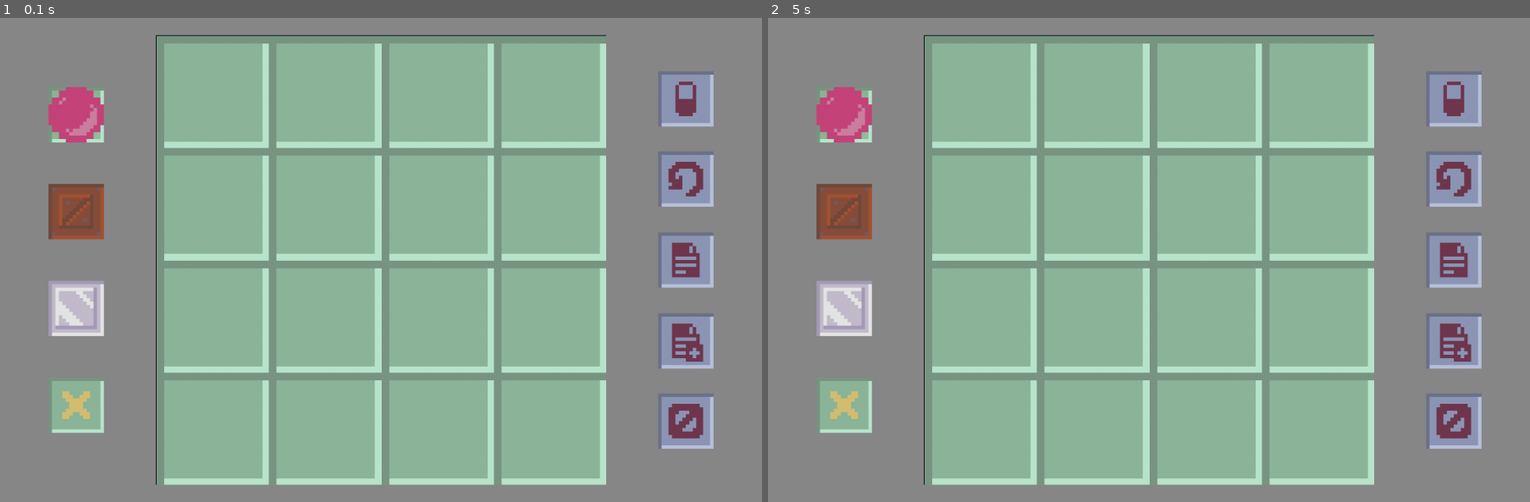
Above: before the commit, frames 1-2 (left to right).
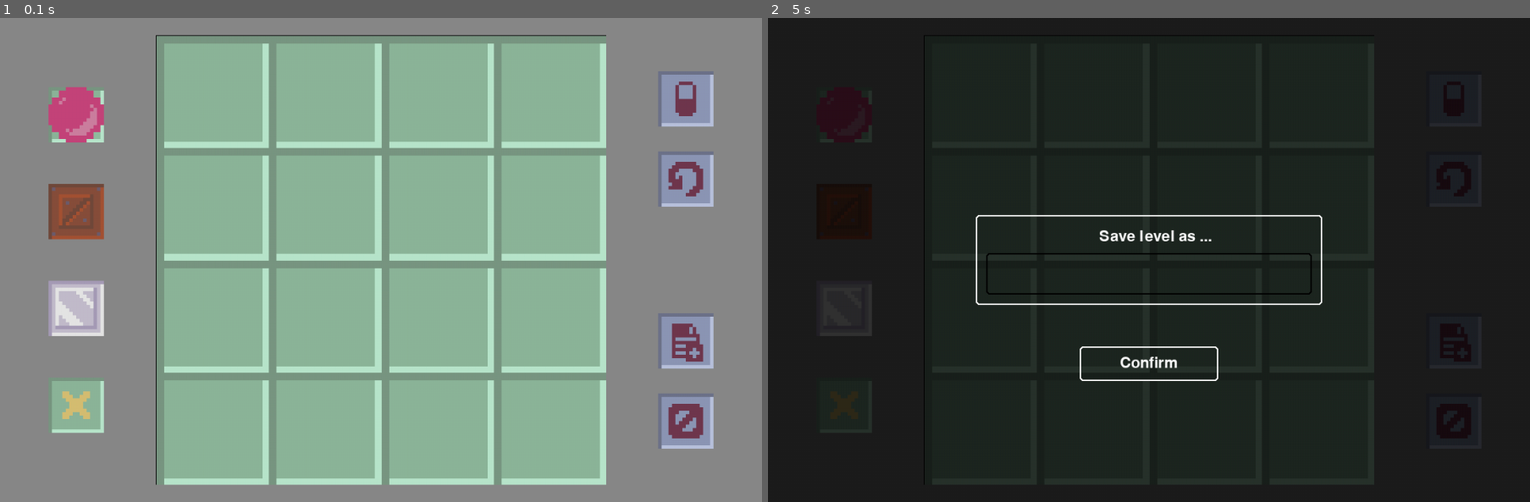
Above: after the commit, the same moments.

Repository: PekeIsBae/NEA
Game: pygame game, started from create_level.py
Two runs of this game, one before a commit and one after it. Both use one fixed random seed, a clock stepped at 60 frames per second and the inputs below.
Inputs (mouse positions are in pixels of both pictures, inside the frame that each line leads up to):
- Up to frame 1 (0.1 s): no input
- Up to frame 2 (5 s): click (844, 114) at 0.38 s; click (1453, 342) at 0.72 s; click (912, 187) at 1.05 s; click (1453, 260) at 1.88 s; click (1453, 177) at 3.38 s; click (1453, 342) at 4.72 s

The runs differ from the first frame. In frame 1, 0.8% of the frame differs, in the area x 86-94%, y 44-56%; in frame 2, 100%, in the area x 0-100%, y 0-100%.

Commit message:
Added Save As so users can save levels under a file name.

Diff:
--- a/create_level.py
+++ b/create_level.py
@@ -3,6 +3,7 @@
 
 import pygame as pg
 import math
+import json
 
 FPS = 30
 
@@ -13,6 +14,7 @@
 GTILE_CLR = (93, 187, 99)  # https://www.color-meanings.com/shades-of-green-color-names-html-hex-rgb-codes/ (Fern)
 
 WHITE = (255, 255, 255)
+BLACK = (0, 0, 0)
 
 edit_cnfg = {
     'title': 'Create/Edit level',
@@ -31,6 +33,37 @@
     'base_grid_dim': 4,
 }
 
+saveas_cnfg = {
+    'main_box_x': 1100/2,
+    'main_box_y': 700/2,
+    'main_box_w': 500,
+    'main_box_h': 130,
+    'txt_box_y': 700/2 + 20,
+    'txt_box_w': 470,
+    'txt_box_h': 60,
+    'shade': (0, 0, 0, 200),
+    'labelx': 1100/2 - 72,
+    'labely': 700/2 - 45,
+    'save_namex': 1100/2 - 210,
+    'save_namey': 700/2 + 20 - 10,
+    'confirm_b_y': 700/2 + 150,
+    'confirm_b_w': 200,
+    'confirm_b_h': 50,
+    'confirm_txt_x': 1100/2 - 42,
+    'confirm_txt_y': 700/2 + 138,
+    'b_rad': 5,
+    'name_surf_lim': 470 - 60,
+    'box_outline': 2,
+    'font_size': 32,
+}
+
+'''
+Final Stages:
+- Add level naming for Save As option
+- Add grid extention
+- Add editing for existing levels
+'''
+
 
 class GameSprite(pg.sprite.Sprite):
 
@@ -43,19 +76,23 @@
         self.rect.x = x
         self.rect.y = y
 
-        # Changing rect.centre only moves the rect's centre to a position, not change what its 'centre' is
-        # So, this is used to make initial sprite placement easier
         self.rect.center = (x, y)
 
 
-class EditButton(GameSprite):
-
-    def __init__(self, x, y, w, h, paint, sprite):
+class Button(GameSprite):
+
+    def __init__(self, x, y, w, h, sprite):
         super().__init__(x, y, w, h)
-        self.paint = paint
         self.sprite = sprite
         self.image = pg.image.load(f'./images/{self.sprite}').convert()
         self.image = pg.transform.scale(self.image, (w, h))
+
+
+class EditButton(Button):
+
+    def __init__(self, x, y, w, h, paint, sprite):
+        super().__init__(x, y, w, h, sprite)
+        self.paint = paint
 
     def get_paint(self):
         return self.paint
@@ -87,7 +124,7 @@
         self.image = pg.transform.scale(pg.image.load(f'./images/{sprite}.png').convert(), (self.w, self.h))
 
     def get_coords(self):
-        return self.row, self.col
+        return self.col, self.row
 
     def get_goal_tile(self):
         return self.goal_tile
@@ -127,10 +164,11 @@
     - Placing an item on the outermost rim of the grid adds an outer layer to the grid, zooming out
     '''
 
-    def __init__(self, x, y, w, h, level_data):
+    def __init__(self, x, y, w, h, curr_level_data):
         super().__init__(x, y, w, h)
         self.empty_slots_group = pg.sprite.Group()
-        self.set_board(edit_cnfg['base_grid_dim'])
+        self.grid_dim = edit_cnfg['base_grid_dim']
+        self.set_board(self.grid_dim)
 
     def set_board(self, grid_dim):
         for row in range(0, grid_dim):
@@ -152,6 +190,17 @@
         for slot in self.empty_slots_group:
             if slot.get_contents() == 'player':
                 slot.erase_contents()
+
+    def get_slot_data(self):
+        self.level_data = {"name": "", "grid_dim": self.grid_dim, "player_coords": [], "box_coords": [],
+                           "wall_coords": [], "goal_tile_coords": []}
+        for slot in self.empty_slots_group:
+            if slot.get_goal_tile():
+                self.level_data["goal_tile_coords"].append(slot.get_coords())
+            if slot.get_contents():
+                if slot.get_contents():
+                    self.level_data[f"{slot.get_contents()}_coords"].append(slot.get_coords())
+        return self.level_data
 
     def events(self, mouse_point, paint):
         for slot in self.empty_slots_group:
@@ -177,16 +226,101 @@
         self.empty_slots_group.draw(self.image)
 
 
+class SaveAs:
+
+    def __init__(self, editor_screen_img):
+        self.original_bg = editor_screen_img
+        self.screen = pg.display.set_mode(self.original_bg.get_size())
+        self.dark = pg.Surface(self.screen.get_size()).convert_alpha()
+        self.dark.fill(saveas_cnfg['shade'])
+
+        pg.key.set_repeat(500, 25)
+
+        self.clock = pg.time.Clock()
+        self.done = False
+
+        self.save_name = ''
+        self.confirmed = False
+        self.txt_box_active = False
+
+        self.create_widgets()
+
+        self.mainloop()
+
+    def create_widgets(self):
+        self.main_box = GameSprite(saveas_cnfg['main_box_x'], saveas_cnfg['main_box_y'],
+                                   saveas_cnfg['main_box_w'], saveas_cnfg['main_box_h'])
+        self.text_box = GameSprite(saveas_cnfg['main_box_x'], saveas_cnfg['txt_box_y'],
+                                   saveas_cnfg['txt_box_w'], saveas_cnfg['txt_box_h'])
+        self.font = pg.font.Font(None, saveas_cnfg['font_size'])
+        self.save_label = 'Save level as ...'
+        self.save_label_txt = self.font.render(self.save_label, True, WHITE)
+        self.save_name_txt = self.font.render(self.save_name, True, WHITE)
+        self.confirm_b_txt = self.font.render('Confirm', True, WHITE)
+        self.confirm_b = GameSprite(saveas_cnfg['main_box_x'], saveas_cnfg['confirm_b_y'],
+                                    saveas_cnfg['confirm_b_w'], saveas_cnfg['confirm_b_h'])
+
+    def draw_all(self):
+        self.txt_box_col = WHITE if self.txt_box_active else BLACK
+        self.screen.blit(self.original_bg, (0, 0))
+        self.screen.blit(self.dark, (0, 0))
+        self.screen.blit(self.save_label_txt, (saveas_cnfg['labelx'], saveas_cnfg['labely']))
+        self.screen.blit(self.confirm_b_txt, (saveas_cnfg['confirm_txt_x'], saveas_cnfg['confirm_txt_y']))
+        pg.draw.rect(self.screen, WHITE, self.main_box.rect, saveas_cnfg['box_outline'], saveas_cnfg['b_rad'])
+        pg.draw.rect(self.screen, self.txt_box_col, self.text_box.rect, saveas_cnfg['box_outline'], saveas_cnfg['b_rad'])
+        pg.draw.rect(self.screen, WHITE, self.confirm_b.rect, saveas_cnfg['box_outline'], saveas_cnfg['b_rad'])
+        if self.save_name:
+            self.screen.blit(self.save_name_txt,
+                             (saveas_cnfg['save_namex'], saveas_cnfg['save_namey']))
+
+    def get_name(self):
+        if self.confirmed:
+            return self.save_name
+
+    def mainloop(self):
+
+        self.clock.tick(FPS)
+
+        while not self.done:
+            for event in pg.event.get():
+                if event.type == pg.QUIT:
+                    self.done = True
+                if event.type == pg.MOUSEBUTTONDOWN:
+                    if event.button == 1:
+                        if self.text_box.rect.collidepoint(event.pos):
+                            self.txt_box_active = True
+                        elif self.confirm_b.rect.collidepoint(event.pos):
+                            if len(self.save_name) > 0:
+                                self.confirmed = True
+                                self.done = True
+                        else:
+                            self.done = True
+                if event.type == pg.KEYDOWN:
+                    if self.txt_box_active:
+                        if event.key == pg.K_BACKSPACE:
+                            self.save_name = self.save_name[:-1]
+                        elif (event.unicode.isalnum() or event.key == pg.K_SPACE) \
+                                and self.save_name_txt.get_width() < saveas_cnfg['name_surf_lim']:
+                            self.save_name += event.unicode
+                        self.save_name_txt = self.font.render(self.save_name, True, WHITE)
+
+            self.draw_all()
+
+            pg.display.flip()
+
+
 class Editor:
 
-    def __init__(self, level_data):
+    def __init__(self, curr_level_data):
         pg.init()
         self.screen = pg.display.set_mode((edit_cnfg['w'], edit_cnfg['h']))
         self.screen.fill(edit_cnfg['bg_col'])
         self.clock = pg.time.Clock()
         pg.display.set_caption(edit_cnfg['title'])
-        self.level_data = level_data
+        self.curr_level_data = curr_level_data
         self.done = False
+
+        self.exiting_level = True if self.curr_level_data else False
 
         self.selected = None
 
@@ -216,11 +350,13 @@
                                  edit_cnfg['b_sizey'], None, 'quit.png')
 
         self.workspace = Workspace(edit_cnfg['wrk_x'], edit_cnfg['wrk_y'],
-                                   edit_cnfg['wrk_sizex'], edit_cnfg['wrk_sizey'], self.level_data)
+                                   edit_cnfg['wrk_sizex'], edit_cnfg['wrk_sizey'], self.curr_level_data)
 
         self.edit_group = pg.sprite.Group()
         self.edit_group.add(self.player_b, self.box_b, self.wall_b, self.gtile_b,
-                            self.eraser_b, self.reset_b, self.save_b, self.save_as_b, self.quit_b)
+                            self.eraser_b, self.reset_b, self.save_as_b, self.quit_b)
+        if self.exiting_level:
+            self.edit_group.add(self.save_b)
 
         self.workspace_group = pg.sprite.Group()
         self.workspace_group.add(self.workspace)
@@ -228,8 +364,22 @@
     def reset_board(self):
         self.workspace_group = pg.sprite.Group()
         self.workspace = Workspace(edit_cnfg['wrk_x'], edit_cnfg['wrk_y'],
-                                   edit_cnfg['wrk_sizex'], edit_cnfg['wrk_sizey'], self.level_data)
+                                   edit_cnfg['wrk_sizex'], edit_cnfg['wrk_sizey'], self.curr_level_data)
         self.workspace_group.add(self.workspace)
+
+    def compile_level(self, name):
+        self.level_data = self.workspace.get_slot_data()
+        self.level_data['name'] = name
+        self.file_name = name.replace(' ', '_')
+        with open(f'./levels/{self.file_name}.txt', 'w') as file:
+            json.dump(self.level_data, file, indent=4)
+
+    def confirm_write(self):
+        self.curr_screen = pg.Surface((self.screen.get_size()))
+        self.curr_screen.blit(self.screen, (0, 0))
+        self.save_name = SaveAs(self.curr_screen).get_name()
+        if self.save_name:
+            self.compile_level(self.save_name)
 
     def draw_groups(self):
         self.workspace_group.draw(self.screen)
@@ -252,11 +402,18 @@
                                 self.selected = button.get_paint()
                         if self.reset_b.rect.collidepoint(self.mouse_point):
                             self.reset_board()
+                        if self.save_b.rect.collidepoint(self.mouse_point):
+                            # Save writes over the original level file with the same name
+                            self.compile_level('new_lvl')
+                        if self.save_as_b.rect.collidepoint(self.mouse_point):
+                            # Save as will open a window for the user to write a new file name
+                            self.confirm_write()
                         if self.quit_b.rect.collidepoint(self.mouse_point):
                             self.done = True
                         if self.workspace.rect.collidepoint(self.mouse_point) and self.selected:
                             self.workspace.events(self.mouse_point, self.selected)
 
+            self.screen.fill(edit_cnfg['bg_col'])
             self.draw_groups()
 
             pg.display.flip()
Not shown, changed: images/spritesheet.kra
